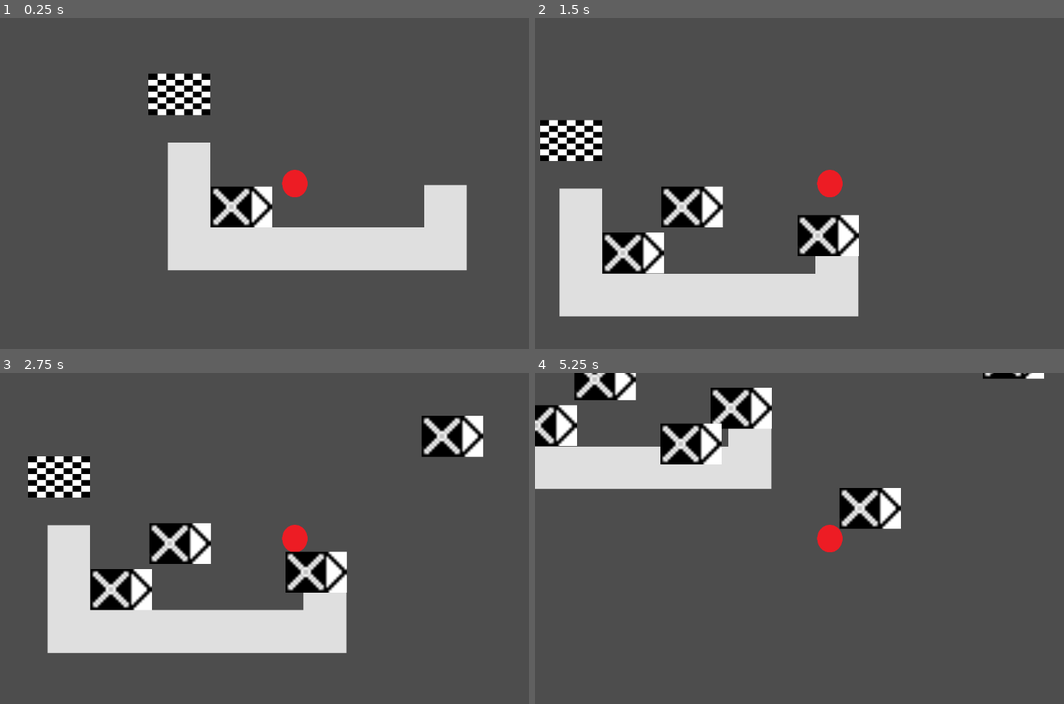
Above: before the commit, frames 1-4 (two rows, left to right).
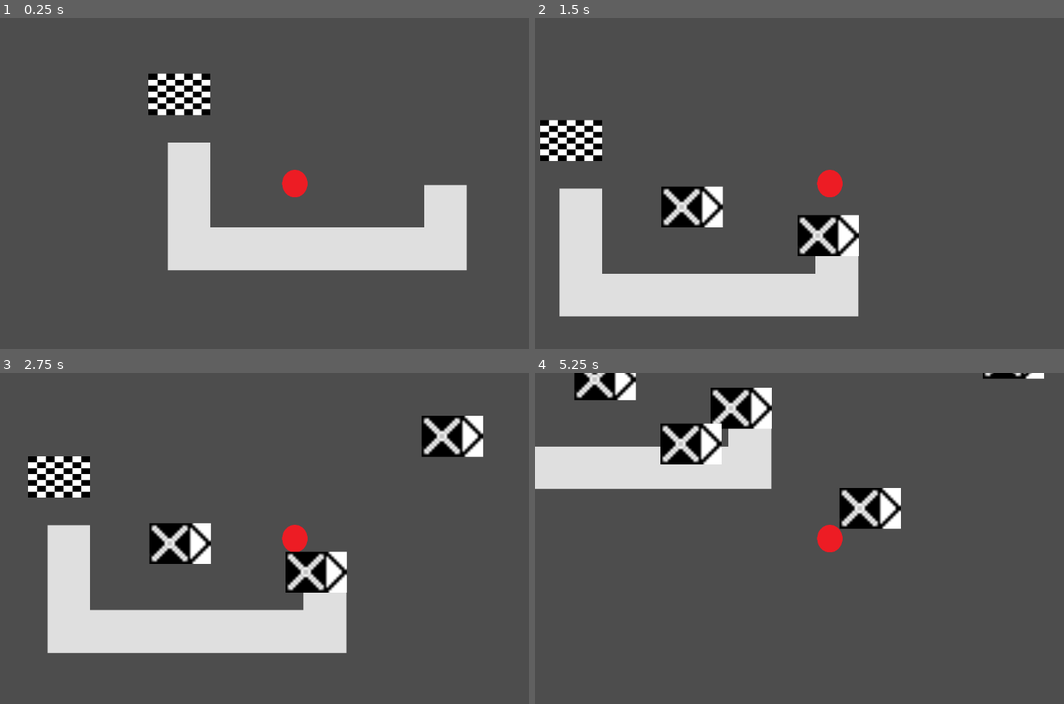
Above: after the commit, the same moments.

Repository: SomeFamousPerson/major-project
Game: Godot game, scene res://main.tscn
Same seed, same stepped clock (60 frames per second), same inputs: the game is played once before the commit and once after it.
Inputs (mouse positions are in pixels of both pictures, inside the frame that each line leads up to):
- Up to frame 1 (0.25 s): no input
- Up to frame 2 (1.5 s): move the mouse to (958, 166) at 0.52 s; hold D (right) from 0.53 s (still down); click (958, 166) at 0.6 s; tap Space (jump) at 0.77 s; move the mouse to (709, 200) at 1.27 s; click (709, 200) at 1.35 s
- Up to frame 3 (2.75 s): tap Space (jump) at 1.52 s; move the mouse to (354, 465) at 2.02 s; release D (right) at 2.03 s; hold A (left) from 2.03 s (still down); click (354, 465) at 2.1 s
- Up to frame 4 (5.25 s): move the mouse to (799, 604) at 2.77 s; release A (left) at 2.78 s; hold D (right) 2.78-4.28 s; click (799, 604) at 2.85 s; tap Space (jump) at 3.02, 3.77, 4.52 s; move the mouse to (1005, 588) at 3.52 s; click (1005, 588) at 3.6 s; move the mouse to (651, 488) at 4.27 s; hold A (left) 4.28-5.03 s; click (651, 488) at 4.35 s; move the mouse to (857, 538) at 5.02 s; hold D (right) from 5.03 s (still down); click (857, 538) at 5.1 s

The runs differ from the first frame. In frame 1, 1.3% of the frame differs, in the area x 39-52%, y 50-64%; in frame 2, 1.4%, in the area x 12-25%, y 64-78%; in frame 3, 1.3%; in frame 4, 0.9%.

Commit message:
no idea what i actually changed tbh

Diff:
--- a/levels/level_1.tscn
+++ b/levels/level_1.tscn
@@ -1,9 +1,8 @@
-[gd_scene load_steps=8 format=3 uid="uid://dooym0m6wmo5b"]
+[gd_scene load_steps=7 format=3 uid="uid://dooym0m6wmo5b"]
 
 [ext_resource type="Script" path="res://levels/world.gd" id="1_ffec1"]
 [ext_resource type="Texture2D" uid="uid://d3cdu6rhv6lcf" path="res://assets/marble.png" id="1_tqte0"]
 [ext_resource type="PackedScene" uid="uid://b6nvxutng2qx5" path="res://player.tscn" id="2_t3bdi"]
-[ext_resource type="PackedScene" uid="uid://dn1xgcmqv7kk3" path="res://tile_swapper.tscn" id="3_grvun"]
 [ext_resource type="PackedScene" uid="uid://yw1d3y0gt707" path="res://flag.tscn" id="5_5s5ny"]
 
 [sub_resource type="TileSetAtlasSource" id="TileSetAtlasSource_7ouhf"]
@@ -30,10 +29,6 @@
 format = 2
 layer_0/tile_data = PackedInt32Array(262144, 1, 4, 262145, 1, 4, 262146, 1, 4, 262147, 1, 4, 262148, 1, 4, 262149, 1, 4, 262150, 1, 4, 196614, 1, 4, 196608, 1, 4, 131072, 1, 4)
 
-[node name="tile_swapper" parent="." instance=ExtResource("3_grvun")]
-position = Vector2(144, 293)
-script = null
-
 [node name="Player" parent="." instance=ExtResource("2_t3bdi")]
 position = Vector2(248, 240)
 scale = Vector2(0.399999, 0.399999)
--- a/levels/level_3.tscn
+++ b/levels/level_3.tscn
@@ -1,6 +1,7 @@
-[gd_scene load_steps=6 format=3 uid="uid://b7fvg8a34trfb"]
+[gd_scene load_steps=7 format=3 uid="uid://b7fvg8a34trfb"]
 
 [ext_resource type="Texture2D" uid="uid://d3cdu6rhv6lcf" path="res://assets/marble.png" id="1_0xm4l"]
+[ext_resource type="Script" path="res://levels/world.gd" id="1_wn2dw"]
 [ext_resource type="PackedScene" uid="uid://yw1d3y0gt707" path="res://flag.tscn" id="2_nnxi3"]
 [ext_resource type="PackedScene" uid="uid://b6nvxutng2qx5" path="res://player.tscn" id="3_h7wpo"]
 
@@ -20,6 +21,7 @@
 sources/1 = SubResource("TileSetAtlasSource_7ouhf")
 
 [node name="Level3" type="Node2D"]
+script = ExtResource("1_wn2dw")
 
 [node name="TileMap" type="TileMap" parent="."]
 position = Vector2(0, 12)
--- a/levels/world.gd
+++ b/levels/world.gd
@@ -12,7 +12,7 @@
 	if Input.is_action_just_pressed("click"):
 		var cell = Vector2i(mouse)/tilemap.tile_set.tile_size#/Vector2i(tilemap.scale)
 		print("cell position: ",cell)
-		var world_pos = tilemap.map_to_local(cell)
+		var world_pos = Vector2i(tilemap.map_to_local(cell))
 		print("world position: ",world_pos)
 		#print ("atlas position: ", tilemap.get_cell_atlas_coords(0, cell))
 		atlas = Vector2i(tilemap.get_cell_atlas_coords(0, cell))
@@ -20,6 +20,6 @@
 			print("valid spot")
 			var swapper = tileswapper.instantiate()
 			add_child(swapper)
-			swapper.top_level = true
-			swapper.position = world_pos
-			print("placed location: ", swapper.position)
+			#swapper.top_level = true
+			swapper.global_position = world_pos
+			print("placed location: ", swapper.global_position)
